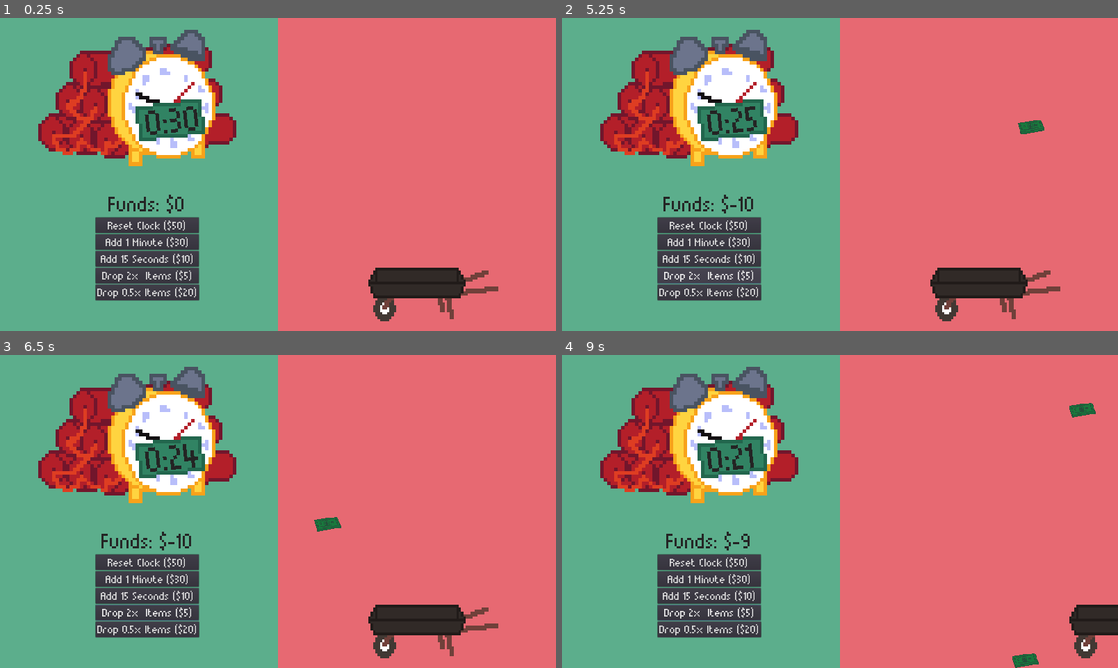
Above: before the commit, frames 1-4 (two rows, left to right).
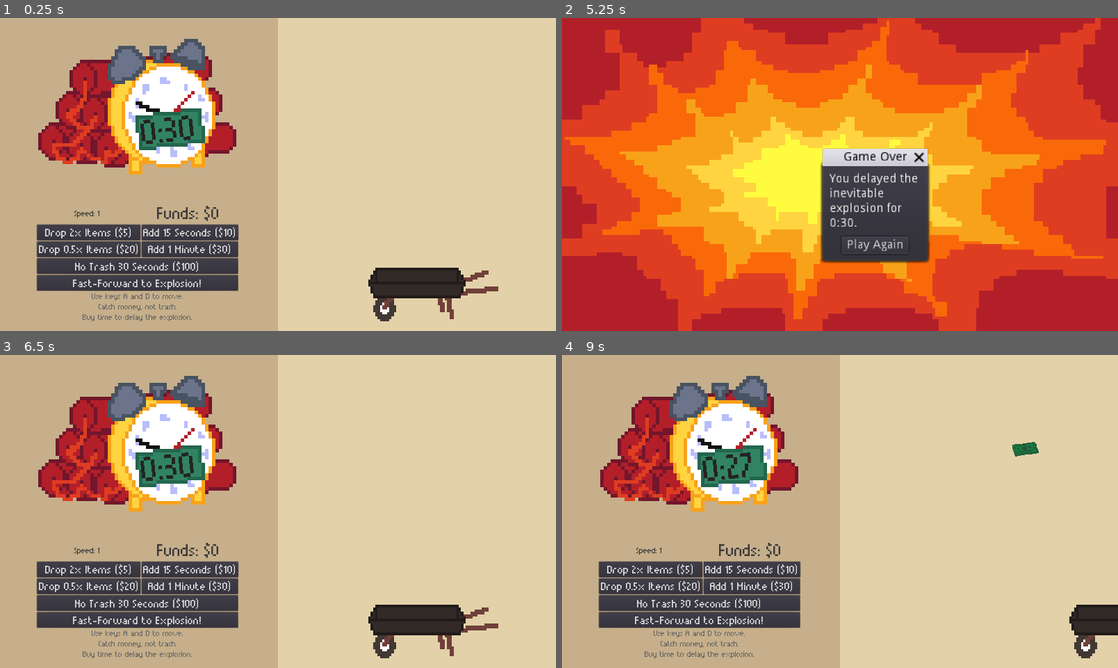
Above: after the commit, the same moments.

Repository: sslees/ld50
Game: Godot game, scene res://scenes/Main.tscn
Two runs of this game, one before a commit and one after it. Both use one fixed random seed, a clock stepped at 60 frames per second and the inputs below.
Inputs (mouse positions are in pixels of both pictures, inside the frame that each line leads up to):
- Up to frame 1 (0.25 s): no input
- Up to frame 2 (5.25 s): click (706, 224) at 0.5 s, where only the run before the commit has a clickable "Reset Clock ($50)"; click "Drop 2x Items ($5)" at 1.25 s; click "Add 1 Minute ($30)" at 2 s; click "Drop 0.5x Items ($20)" at 2.75 s; click "Add 15 Seconds ($10)" at 3.5 s; click (701, 265) at 4.25 s, where only the run after the commit has a clickable "No Trash 30 Seconds ($100)"; click (701, 284) at 5 s, where only the run after the commit has a clickable "Fast-Forward to Explosion!"
- Up to frame 3 (6.5 s): click (311, 583) at 5.75 s, where only the run after the commit has a clickable "Play Again"
- Up to frame 4 (9 s): move the mouse to (962, 495) at 6.52 s; hold D (right) 6.53-7.28 s; click (962, 495) at 6.67 s; move the mouse to (728, 527) at 7.27 s; hold A (left) 7.28-8.03 s; click (728, 527) at 7.42 s; move the mouse to (895, 442) at 8.02 s; hold D (right) from 8.03 s (still down); click (895, 442) at 8.17 s; move the mouse to (812, 574) at 8.77 s; click (812, 574) at 8.92 s

The runs differ from the first frame. In frame 1, 91% of the frame differs, in the area x 0-100%, y 0-100%; in frame 2, 99%; in frame 3, 91%; in frame 4, 92%.

Commit message:
everything but sound, day 2

Diff:
--- a/scenes/Clock.tscn
+++ b/scenes/Clock.tscn
@@ -9,10 +9,8 @@
 font_data = ExtResource( 2 )
 
 [node name="Clock" type="Node2D"]
+position = Vector2( -13, -4 )
 script = ExtResource( 3 )
-__meta__ = {
-"_edit_group_": true
-}
 
 [node name="Sprite" type="Sprite" parent="."]
 position = Vector2( 480, 270 )
@@ -24,20 +22,19 @@
 anchor_top = 0.5
 anchor_right = 0.5
 anchor_bottom = 0.5
-margin_left = 496.0
-margin_top = 293.0
-margin_right = 688.0
-margin_bottom = 432.0
+margin_left = 480.0
+margin_top = 295.0
+margin_right = 696.0
+margin_bottom = 434.0
 grow_horizontal = 0
 rect_rotation = -6.0
 custom_colors/font_color = Color( 0.145098, 0.145098, 0.145098, 1 )
 custom_fonts/font = SubResource( 1 )
-text = "3:00"
+text = "12:34"
 __meta__ = {
 "_edit_use_anchors_": true
 }
 
 [node name="Timer" type="Timer" parent="."]
-autostart = true
 
 [connection signal="timeout" from="Timer" to="." method="_on_Timer_timeout"]
--- a/scenes/HUD.tscn
+++ b/scenes/HUD.tscn
@@ -1,11 +1,15 @@
-[gd_scene load_steps=5 format=2]
+[gd_scene load_steps=6 format=2]
 
 [ext_resource path="res://fonts/munro_dynamicfontdata.tres" type="DynamicFontData" id=1]
 [ext_resource path="res://scripts/HUD.gd" type="Script" id=2]
 [ext_resource path="res://fonts/button_font.tres" type="DynamicFont" id=3]
 
+[sub_resource type="DynamicFont" id=2]
+size = 30
+font_data = ExtResource( 1 )
+
 [sub_resource type="DynamicFont" id=1]
-size = 72
+size = 61
 font_data = ExtResource( 1 )
 
 [node name="HUD" type="CanvasLayer"]
@@ -14,52 +18,108 @@
 [node name="Store" type="VBoxContainer" parent="."]
 anchor_top = 1.0
 anchor_bottom = 1.0
-margin_left = 330.0
-margin_top = -480.0
-margin_right = 336.0
+margin_left = 128.0
+margin_top = -440.0
+margin_right = 812.0
+margin_bottom = 128.0
 
-[node name="Label" type="Label" parent="Store"]
-margin_right = 360.0
-margin_bottom = 82.0
-custom_colors/font_color = Color( 0.145098, 0.145098, 0.145098, 1 )
+[node name="Info" type="HBoxContainer" parent="Store"]
+margin_right = 700.0
+margin_bottom = 69.0
+
+[node name="Speed" type="Label" parent="Store/Info"]
+margin_top = 17.0
+margin_right = 348.0
+margin_bottom = 52.0
+size_flags_horizontal = 3
+custom_colors/font_color = Color( 0.227451, 0.227451, 0.227451, 1 )
+custom_fonts/font = SubResource( 2 )
+text = "Speed: 1"
+align = 1
+
+[node name="Funds" type="Label" parent="Store/Info"]
+margin_left = 352.0
+margin_right = 700.0
+margin_bottom = 69.0
+size_flags_horizontal = 3
+custom_colors/font_color = Color( 0.227451, 0.227451, 0.227451, 1 )
 custom_fonts/font = SubResource( 1 )
 text = "Funds: $0"
 align = 1
 
-[node name="Reset" type="Button" parent="Store"]
-margin_top = 86.0
+[node name="HBoxContainer" type="HBoxContainer" parent="Store"]
+margin_top = 73.0
+margin_right = 700.0
+margin_bottom = 183.0
+size_flags_horizontal = 3
+
+[node name="VBoxContainer" type="VBoxContainer" parent="Store/HBoxContainer"]
 margin_right = 360.0
-margin_bottom = 139.0
+margin_bottom = 110.0
+size_flags_horizontal = 3
+
+[node name="DropMore" type="Button" parent="Store/HBoxContainer/VBoxContainer"]
+margin_right = 360.0
+margin_bottom = 53.0
+size_flags_horizontal = 3
 custom_fonts/font = ExtResource( 3 )
-text = "Reset Clock ($50)"
+text = "Drop 2x Items ($5)"
 
-[node name="Add1M" type="Button" parent="Store"]
-margin_top = 143.0
+[node name="DropLess" type="Button" parent="Store/HBoxContainer/VBoxContainer"]
+margin_top = 57.0
 margin_right = 360.0
-margin_bottom = 196.0
+margin_bottom = 110.0
+size_flags_horizontal = 3
+custom_fonts/font = ExtResource( 3 )
+text = "Drop 0.5x Items ($20)"
+
+[node name="VBoxContainer2" type="VBoxContainer" parent="Store/HBoxContainer"]
+margin_left = 364.0
+margin_right = 700.0
+margin_bottom = 110.0
+size_flags_horizontal = 3
+
+[node name="Add15S" type="Button" parent="Store/HBoxContainer/VBoxContainer2"]
+margin_right = 336.0
+margin_bottom = 53.0
+size_flags_horizontal = 3
+custom_fonts/font = ExtResource( 3 )
+text = "Add 15 Seconds ($10)"
+
+[node name="Add1M" type="Button" parent="Store/HBoxContainer/VBoxContainer2"]
+margin_top = 57.0
+margin_right = 336.0
+margin_bottom = 110.0
+size_flags_horizontal = 3
 custom_fonts/font = ExtResource( 3 )
 text = "Add 1 Minute ($30)"
 
-[node name="Add15S" type="Button" parent="Store"]
-margin_top = 200.0
-margin_right = 360.0
-margin_bottom = 253.0
+[node name="NoTrash" type="Button" parent="Store"]
+margin_top = 187.0
+margin_right = 700.0
+margin_bottom = 240.0
+size_flags_horizontal = 3
 custom_fonts/font = ExtResource( 3 )
-text = "Add 15 Seconds ($10)"
+text = "No Trash 30 Seconds ($100)"
 
-[node name="DropMore" type="Button" parent="Store"]
-margin_top = 257.0
-margin_right = 360.0
-margin_bottom = 310.0
+[node name="End" type="Button" parent="Store"]
+margin_top = 244.0
+margin_right = 700.0
+margin_bottom = 297.0
+size_flags_horizontal = 3
 custom_fonts/font = ExtResource( 3 )
-text = "Drop 2x  Items ($5)"
+text = "Fast-Forward to Explosion!"
 
-[node name="DropLess" type="Button" parent="Store"]
-margin_top = 314.0
-margin_right = 360.0
-margin_bottom = 367.0
-custom_fonts/font = ExtResource( 3 )
-text = "Drop 0.5x Items ($20)"
+[node name="Instructions" type="Label" parent="Store"]
+margin_top = 301.0
+margin_right = 700.0
+margin_bottom = 412.0
+custom_colors/font_color = Color( 0.403922, 0.403922, 0.403922, 1 )
+custom_fonts/font = SubResource( 2 )
+text = "Use keys A and D to move.
+Catch money, not trash.
+Buy time to delay the explosion."
+align = 1
 
 [node name="GameOver" type="AcceptDialog" parent="."]
 pause_mode = 2
@@ -67,17 +127,19 @@
 anchor_top = 0.5
 anchor_right = 0.5
 anchor_bottom = 0.5
-margin_left = -320.0
-margin_top = -92.0
-margin_right = -112.0
-margin_bottom = -13.0
+margin_left = -60.5
+margin_top = -29.0
+margin_right = 60.5
+margin_bottom = 29.0
 rect_scale = Vector2( 3, 3 )
 popup_exclusive = true
 window_title = "Game Over"
 dialog_autowrap = true
 
-[connection signal="pressed" from="Store/Reset" to="." method="_on_Reset_pressed"]
-[connection signal="pressed" from="Store/Add1M" to="." method="_on_Add1M_pressed"]
-[connection signal="pressed" from="Store/Add15S" to="." method="_on_Add15S_pressed"]
-[connection signal="pressed" from="Store/DropMore" to="." method="_on_DropMore_pressed"]
-[connection signal="pressed" from="Store/DropLess" to="." method="_on_DropLess_pressed"]
+[connection signal="pressed" from="Store/HBoxContainer/VBoxContainer/DropMore" to="." method="_on_DropMore_pressed"]
+[connection signal="pressed" from="Store/HBoxContainer/VBoxContainer/DropLess" to="." method="_on_DropLess_pressed"]
+[connection signal="pressed" from="Store/HBoxContainer/VBoxContainer2/Add15S" to="." method="_on_Add15S_pressed"]
+[connection signal="pressed" from="Store/HBoxContainer/VBoxContainer2/Add1M" to="." method="_on_Add1M_pressed"]
+[connection signal="pressed" from="Store/NoTrash" to="." method="_on_NoTrash_pressed"]
+[connection signal="pressed" from="Store/End" to="." method="_on_End_pressed"]
+[connection signal="confirmed" from="GameOver" to="." method="_on_GameOver_confirmed"]
--- a/scenes/Main.tscn
+++ b/scenes/Main.tscn
@@ -24,6 +24,7 @@
 }
 
 [node name="Clock" parent="." instance=ExtResource( 5 )]
+position = Vector2( 0, 30 )
 
 [node name="Wheelbarrow" parent="." instance=ExtResource( 1 )]
 position = Vector2( 1440, 918 )
@@ -31,8 +32,12 @@
 
 [node name="Explosion" type="Sprite" parent="."]
 visible = false
+z_index = 1
 texture = ExtResource( 8 )
 centered = false
+__meta__ = {
+"_edit_lock_": true
+}
 
 [node name="DropTimer" type="Timer" parent="."]
 autostart = true
--- a/scenes/Trash.tscn
+++ b/scenes/Trash.tscn
@@ -4,7 +4,7 @@
 [ext_resource path="res://scripts/Collectable.gd" type="Script" id=2]
 
 [sub_resource type="RectangleShape2D" id=1]
-extents = Vector2( 18, 27.75 )
+extents = Vector2( 24, 37 )
 
 [node name="Trash" type="RigidBody2D" groups=["trash"]]
 script = ExtResource( 2 )
@@ -14,12 +14,12 @@
 }
 
 [node name="Sprite" type="Sprite" parent="."]
-scale = Vector2( 3, 3 )
+scale = Vector2( 4, 4 )
 texture = ExtResource( 1 )
 
 [node name="CollisionShape2D" type="CollisionShape2D" parent="."]
-position = Vector2( -4.76837e-07, 1.5 )
-scale = Vector2( 2, 2 )
+position = Vector2( -4.76837e-07, 2 )
+scale = Vector2( 3, 3 )
 shape = SubResource( 1 )
 
 [node name="VisibilityNotifier2D" type="VisibilityNotifier2D" parent="."]
--- a/scripts/Clock.gd
+++ b/scripts/Clock.gd
@@ -3,6 +3,7 @@
 export var start_time = 30
 
 var time
+var total = 0
 
 
 func _ready():
@@ -11,23 +12,26 @@
 
 func _on_Timer_timeout():
 	time -= 1
+	total += 1
 	update_time()
 	if time == 0:
-		get_tree().paused = true
+		stop()
 
-# warning-ignore:integer_division
-		var seconds = OS.get_ticks_msec() / 1000
 
-		$"../HUD/Store".hide()
-		$"../Explosion".show()
-		$"../HUD/GameOver".dialog_text = \
-			"You delayed the inevitable explosion for %d:%02d." \
-			% [seconds / 60, seconds % 60]
-		$"../HUD/GameOver".show()
+func stop():
+	get_tree().paused = true
+	total += time
+	$"../HUD/Store".hide()
+	$"../Explosion".show()
+	$"../HUD/GameOver".dialog_text = \
+		"You delayed the inevitable explosion for %d:%02d." \
+		% [total / 60, total % 60]
+	$"../HUD/GameOver".show()
 
 
 func add_time(seconds):
 	time += seconds
+	total += seconds
 	update_time()
 
 
--- a/scripts/HUD.gd
+++ b/scripts/HUD.gd
@@ -4,27 +4,27 @@
 
 
 func _ready():
-	update_funds()
+	$GameOver.get_ok().text = "Play Again"
+	update_info()
 
 
 func _on_trash():
 	funds -= 10
-	update_funds()
+	update_info()
 
 
 func _on_money():
 	funds += 1
-	update_funds()
+	update_info()
 
 
-func update_funds():
-	$Store/Label.text = "Funds: $" + str(funds)
+func update_info():
+	$Store/Info/Funds.text = "Funds: $" + str(funds)
+	$Store/Info/Speed.text = "Speed: " + str(1 / $"../DropTimer".wait_time)
 
 
-func _on_Reset_pressed():
-	if funds >= 50:
-		funds -= 50
-		$"../Clock".reset()
+func _on_End_pressed():
+	$"../Clock".stop()
 
 
 func _on_Add1M_pressed():
@@ -49,3 +49,17 @@
 	if funds >= 20:
 		funds -= 20
 		$"../DropTimer".wait_time *= 2
+
+
+func _on_NoTrash_pressed():
+	if funds >= 100:
+		funds -= 100
+		get_parent().trash = false
+		yield(get_tree().create_timer(30), "timeout")
+		get_parent().trash = true
+
+
+func _on_GameOver_confirmed():
+	get_tree().paused = false
+# warning-ignore:return_value_discarded
+	get_tree().reload_current_scene()
--- a/scripts/Main.gd
+++ b/scripts/Main.gd
@@ -5,6 +5,7 @@
 
 export var trash_ratio = 0.2
 
+var trash = true
 var screen
 
 
@@ -14,8 +15,9 @@
 
 
 func _on_DropTimer_timeout():
-	var drop = \
-		(trash_scene if randf() < trash_ratio else money_scene).instance()
+	var drop = (
+		trash_scene if trash and randf() < trash_ratio else money_scene
+	).instance()
 
 	drop.position = Vector2(
 		rand_range(screen.x * 1.1 / 2 , screen.x * 1.9 / 2),
--- a/scripts/Wheelbarrow.gd
+++ b/scripts/Wheelbarrow.gd
@@ -6,6 +6,7 @@
 export var speed = 1000
 
 var screen
+var down = false
 
 
 func _ready():
@@ -16,15 +17,24 @@
 	connect("money", $"../HUD", "_on_money")
 
 
+func _input(event):
+	if event is InputEventMouseButton and event.button_index == BUTTON_LEFT:
+		down = event.pressed
+
+
 func _process(delta):
-	var velocity = 0
+	var dist = speed * delta
+	var dir = 0
+	var pos = get_viewport().get_mouse_position().x
 
-	if Input.is_action_pressed("left"):
-		velocity -= 1
-	if Input.is_action_pressed("right"):
-		velocity += 1
+	if Input.is_action_pressed("left") or \
+			down and screen.x / 2 < pos and pos < self.position.x - dist:
+		dir -= 1
+	if Input.is_action_pressed("right") or \
+			down and self.position.x + dist < pos and pos < screen.x:
+		dir += 1
 	position.x = clamp(
-		position.x + velocity * speed * delta,
+		position.x + dir * dist,
 		screen.x / 2,
 		screen.x)
 
Binary file changed: textures/background.ase
Binary file changed: textures/background.png
Binary file changed: textures/explosion.ase
Binary file changed: textures/explosion.png
Not shown, changed: docs/index.html
Not shown, changed: docs/index.pck
